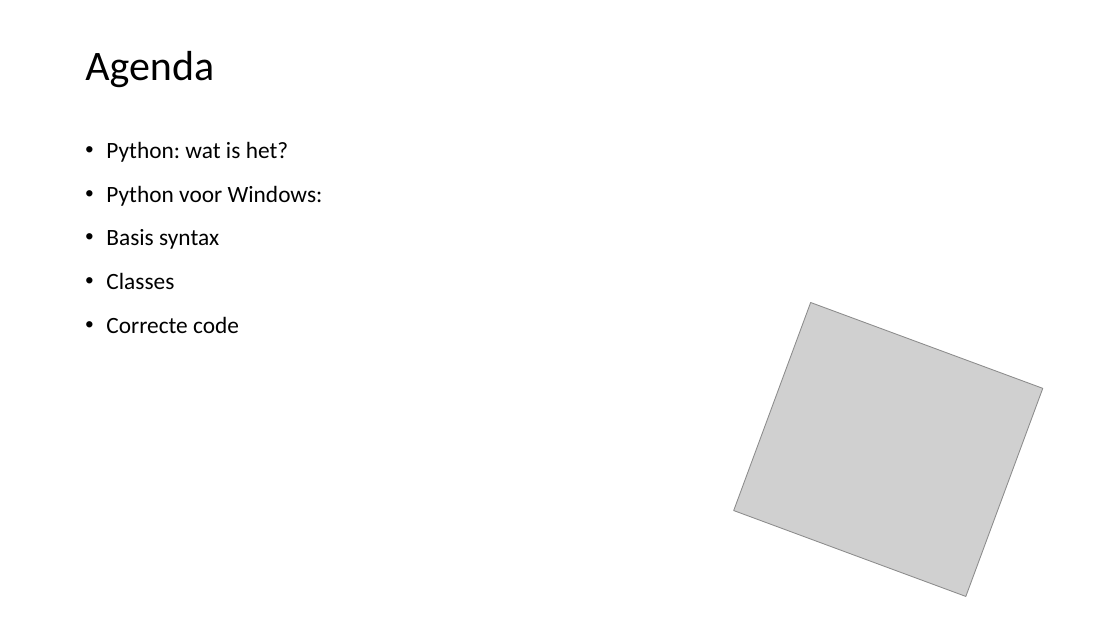
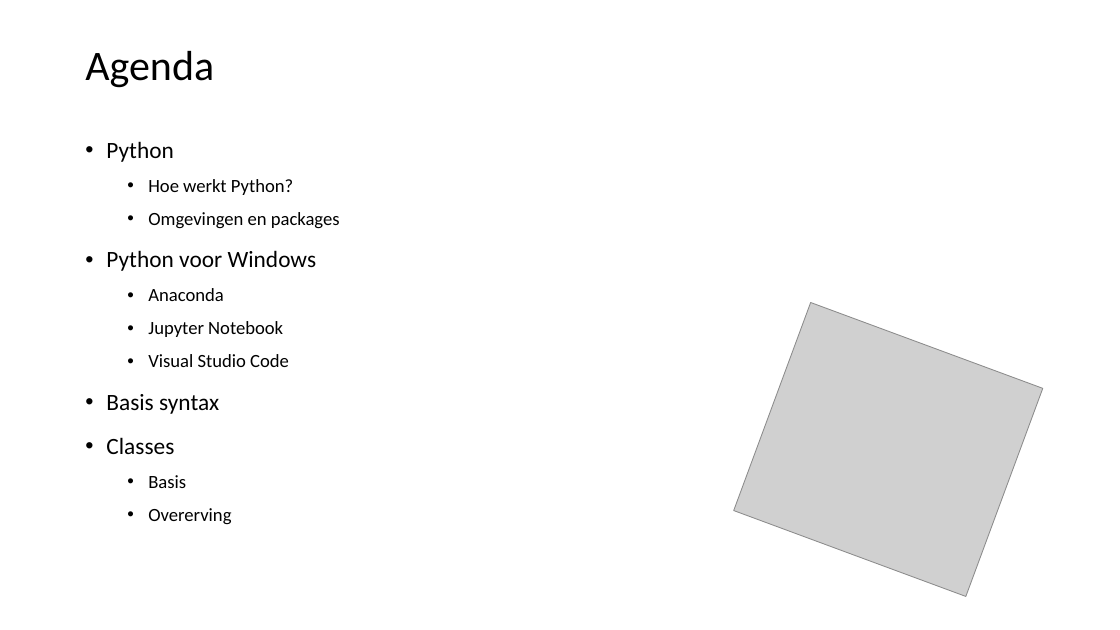
Before and after one commit to LFKoning/knowledge-sharing, a slide deck: slide 2 of python_trainees/1_basics_classes/python_traineeship_1.pptx. Drawn at 1120x630 pixels with LibreOffice and Linux fonts; fonts in the diff are those of the drawing; grey boxes stand for pictures. Boxes give left, top, right and bottom in pixels: in the first picture for what was removed or moved away, otherwise in the second. Text is boxed around its words. In the diff, an @@ line names an element or a change of style, - is before the commit and + after.

Commit message:
Update Python trainees part 1

```diff
--- a/python_trainees/1_basics_classes/python_traineeship_1.pptx
+++ b/python_trainees/1_basics_classes/python_traineeship_1.pptx
@@ text at box(106, 141, 340, 367): text changed; size 20 to 16 pt @@
-• Python: wat is het?
-• Python voor Windows:
+• Python
+  • Hoe werkt Python?
+  • Omgevingen en packages
+• Python voor Windows
+  • Anaconda
+  • Jupyter Notebook
+  • Visual Studio Code
@@ text at box(148, 475, 231, 524): text changed; size 20 to 16 pt @@
-• Correcte code
+  • Basis
+  • Overerving
```
Also in this commit, not shown: 4 other slides changed, 2 slides added, 10 other files.
